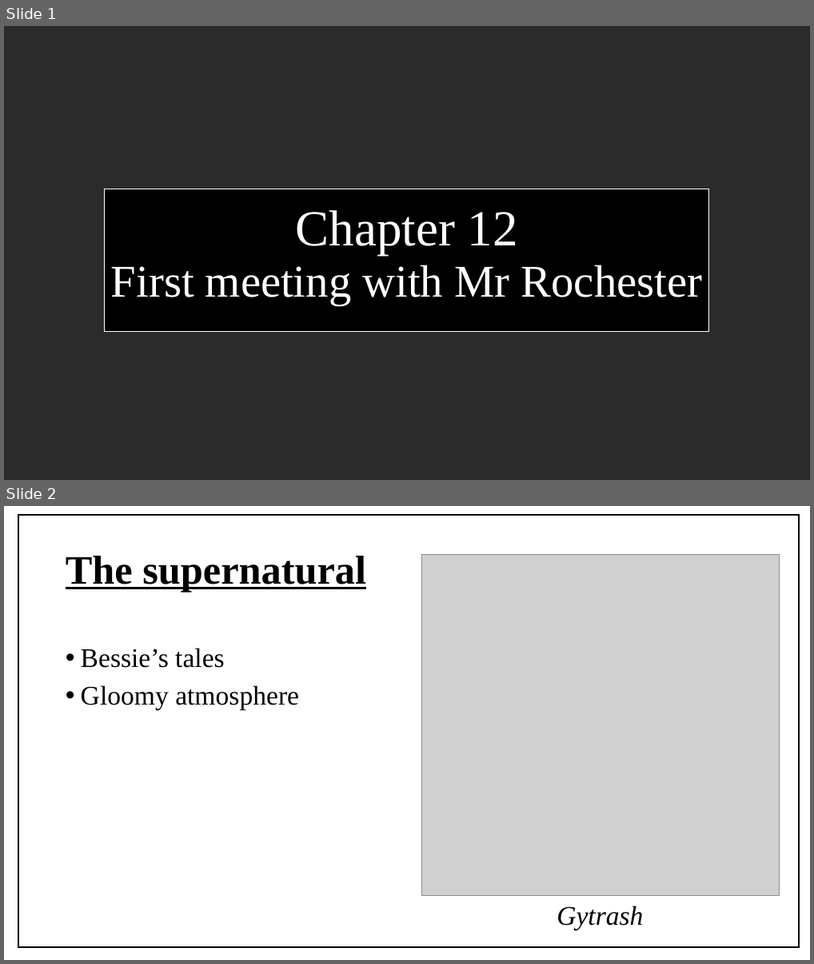
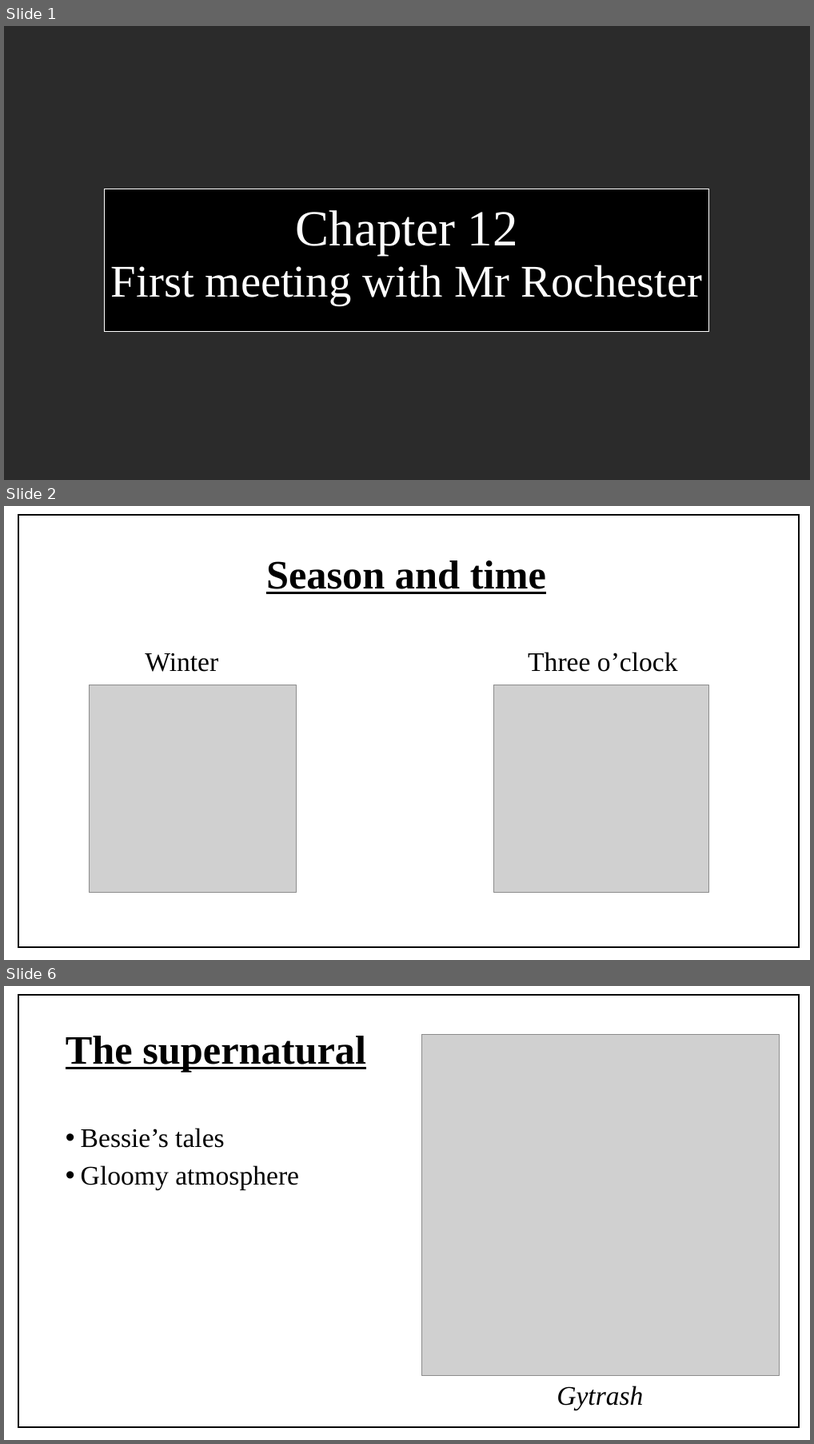
Before and after one commit to KerNioZz/LLCE, a slide deck: Chapter 12 - First meeting with Mr Rochester.pptx. Shown one above the other, each under a label of ours: slides 1 and 2 before the commit, slides 1, 2 and 6 after it; the slides between them are not shown. The pictures are 814x964 and 814x1444 pixels, drawn with LibreOffice and Linux fonts; fonts in the diff are those of the drawing; grey boxes stand for pictures; background and template pictures are left out; a plain dark background stands for a picture behind light text. Boxes give left, top, right and bottom in pixels: in the first picture for what was removed or moved away, otherwise in the second. Text is boxed around its words. In the diff, an @@ line names an element or a change of style, - is before the commit and + after.

```diff
--- a/Chapter 12 - First meeting with Mr Rochester.pptx
+++ b/Chapter 12 - First meeting with Mr Rochester.pptx
@@ slide 2 added at (x1=4, y1=506, x2=810, y2=960), background picture (left out) @@
@@ rectangle added at (x1=18, y1=515, x2=799, y2=948), outline #000000 1.5 pt @@
@@ text added at (x1=266, y1=560, x2=546, y2=594), 48 pt, text #000000, bold, underline @@
+Season and time
@@ text added at (x1=145, y1=652, x2=218, y2=672), 32 pt, text #000000 @@
+Winter
@@ text added at (x1=528, y1=652, x2=678, y2=672), 32 pt, text #000000 @@
+Three o’clock
@@ picture added at (x1=90, y1=685, x2=296, y2=892) @@
@@ picture added at (x1=494, y1=685, x2=710, y2=892) @@
@@ what was slide 2 is now slide 6 @@
```
Also in this commit, not shown: 3 other slides added.
